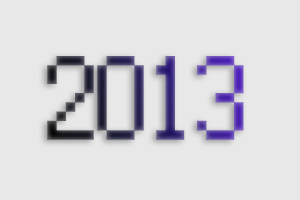
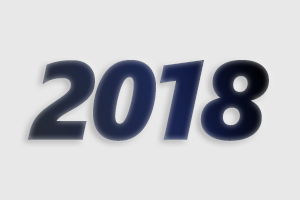
Layer changes from the first (300, 200) image to the second:
renamed "2013" to "2018", painted on it over [28, 56, 269, 141]
